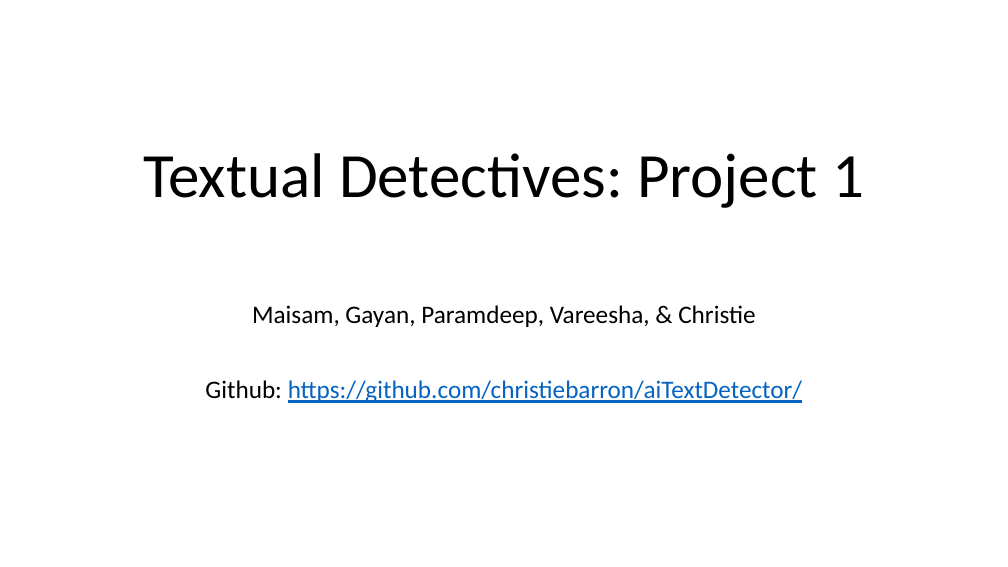
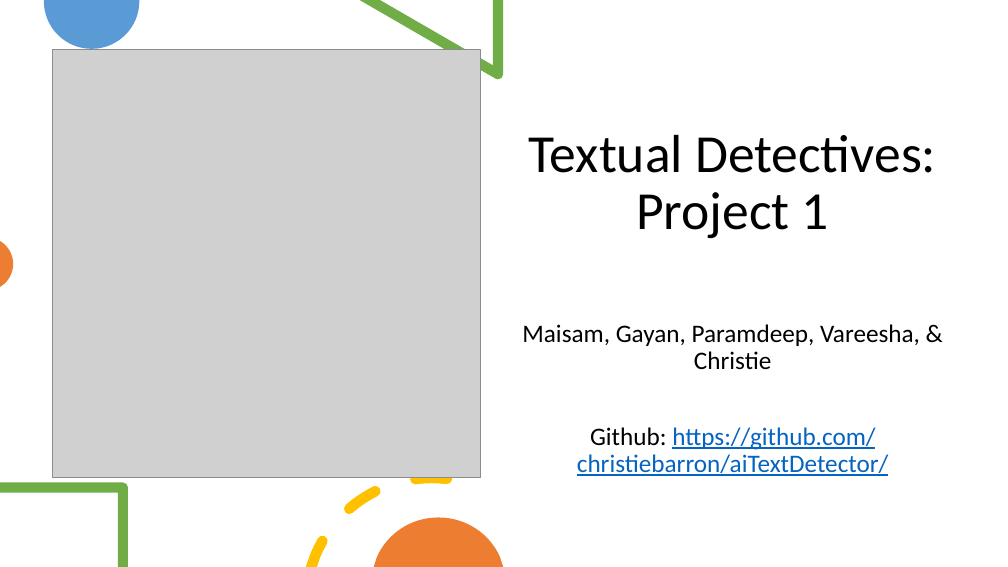
Before and after one commit to christiebarron/aiTextDetector, a slide deck: slide 1 of projectPlanning/project1Presentation.pptx. Drawn at 1008x567 pixels with LibreOffice and Linux fonts; fonts in the diff are those of the drawing; grey boxes stand for pictures. Boxes give left, top, right and bottom in pixels: in the first picture for what was removed or moved away, otherwise in the second. Text is boxed around its words. In the diff, an @@ line names an element or a change of style, - is before the commit and + after.

```diff
--- a/projectPlanning/project1Presentation.pptx
+++ b/projectPlanning/project1Presentation.pptx
@@ freeform shape added at (x1=44, y1=0, x2=139, y2=49), fill #5B9BD5 @@
@@ freeform shape added at (x1=360, y1=0, x2=504, y2=79), fill #70AD47 @@
@@ picture added at (x1=52, y1=49, x2=480, y2=477) @@
@@ title "Textual Detectives: Project 1" moved from (x1=143, y1=153, x2=864, y2=208) to (x1=529, y1=134, x2=936, y2=238) @@
@@ title "Textual Detectives: Project 1" at (x1=529, y1=134, x2=936, y2=238): size 60 to 51 pt @@
@@ freeform shape added at (x1=0, y1=241, x2=13, y2=287), fill #ED7D31 @@
@@ subtitle "Maisam, Gayan, Paramdeep, Vareesha, & ..." rewrapped from (x1=205, y1=305, x2=802, y2=403) to (x1=522, y1=324, x2=920, y2=476) @@
@@ freeform shape added at (x1=306, y1=473, x2=452, y2=567), fill #FFC000 @@
@@ freeform shape added at (x1=0, y1=482, x2=128, y2=567), fill #70AD47 @@
@@ freeform shape added at (x1=374, y1=517, x2=503, y2=567), fill #ED7D31 @@
```
Also in this commit, not shown: 3 other slides changed, 11 slides added, 1 slide removed, 13 other files.
